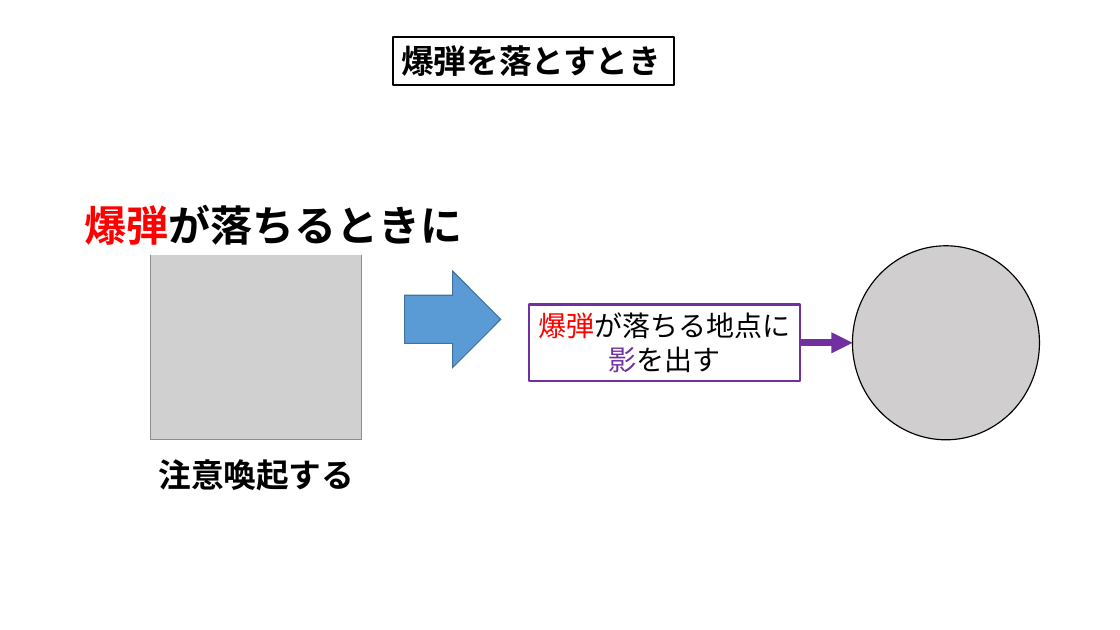
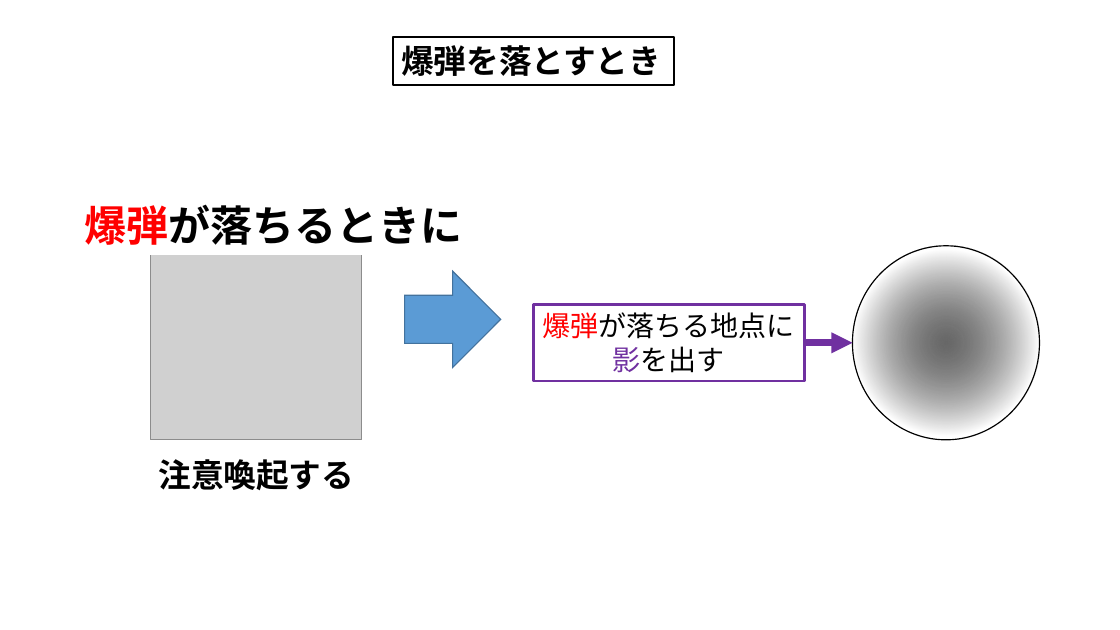
Before and after one commit to MizukiKato0416/sotsugyou_time_kato, a slide deck: slide 15 of 卒業制作_超ぶっ飛び超絶バトロワ（仮）.pptx. Drawn at 1120x630 pixels with LibreOffice and Linux fonts; fonts in the diff are those of the drawing; grey boxes stand for pictures. Boxes give left, top, right and bottom in pixels: in the first picture for what was removed or moved away, otherwise in the second. Text is boxed around its words. In the diff, an @@ line names an element or a change of style, - is before the commit and + after.

```diff
--- a/卒業制作_超ぶっ飛び超絶バトロワ（仮）.pptx
+++ b/卒業制作_超ぶっ飛び超絶バトロワ（仮）.pptx
@@ ellipse at (853,246,1040,440): fill #D0CECE to gradient #000000 to #FFFFFF @@
@@ rectangle "爆弾が落ちる地点に": place and size @@
-rectangle "爆弾が落ちる地点に" at (529,305,801,381)
+rectangle "爆弾が落ちる地点に" at (534,305,805,381)
@@ arrow moved from (801, 343) - (853, 343) to (805, 343) - (853, 343) @@
```
Also in this commit, not shown: 1 other file.
